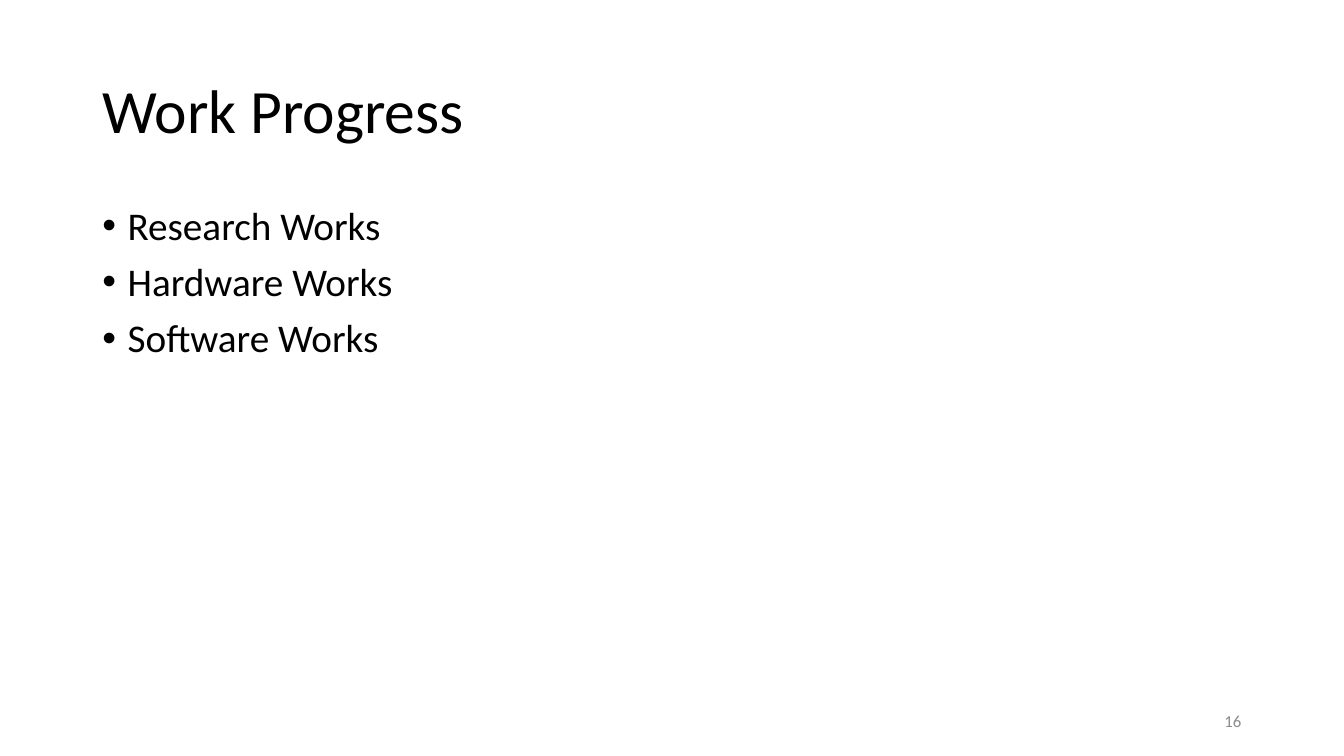
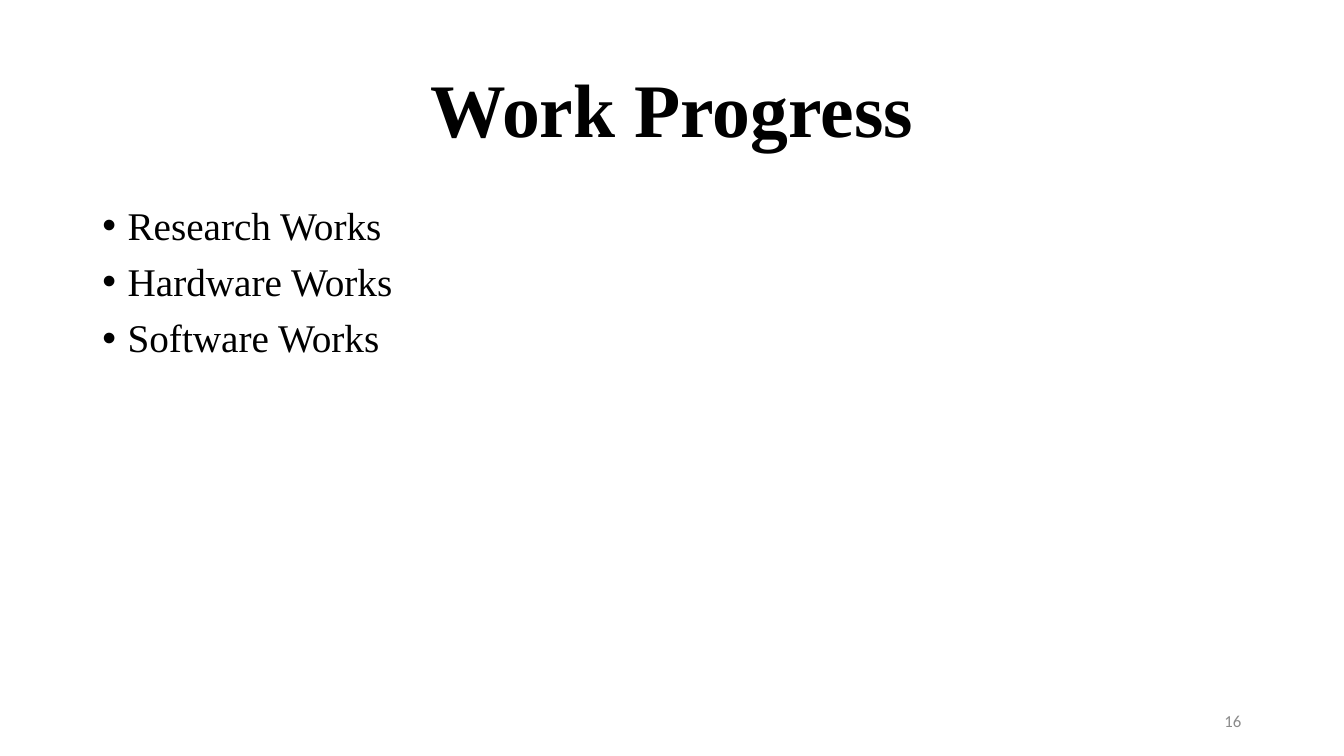
Before and after one commit to BipinGodar/ProjectReport, a slide deck: slide 16 of Smart Gloves using Flex Sensor.pptx. Drawn at 1344x756 pixels with LibreOffice and Linux fonts; fonts in the diff are those of the drawing. Boxes give left, top, right and bottom in pixels: in the first picture for what was removed or moved away, otherwise in the second. Text is boxed around its words. In the diff, an @@ line names an element or a change of style, - is before the commit and + after.

```diff
--- a/Smart Gloves using Flex Sensor.pptx
+++ b/Smart Gloves using Flex Sensor.pptx
@@ title "Work Progress" at box(431, 84, 912, 152): size 44 to 54 pt, font Calibri to Times New Roman, bold on; alignment left to centre @@
@@ text "Research Works" at box(128, 212, 392, 353): font Calibri to Times New Roman @@
```
Also in this commit, not shown: 8 other slides changed, 4 slides added, 3 slides removed, 3 other files.
